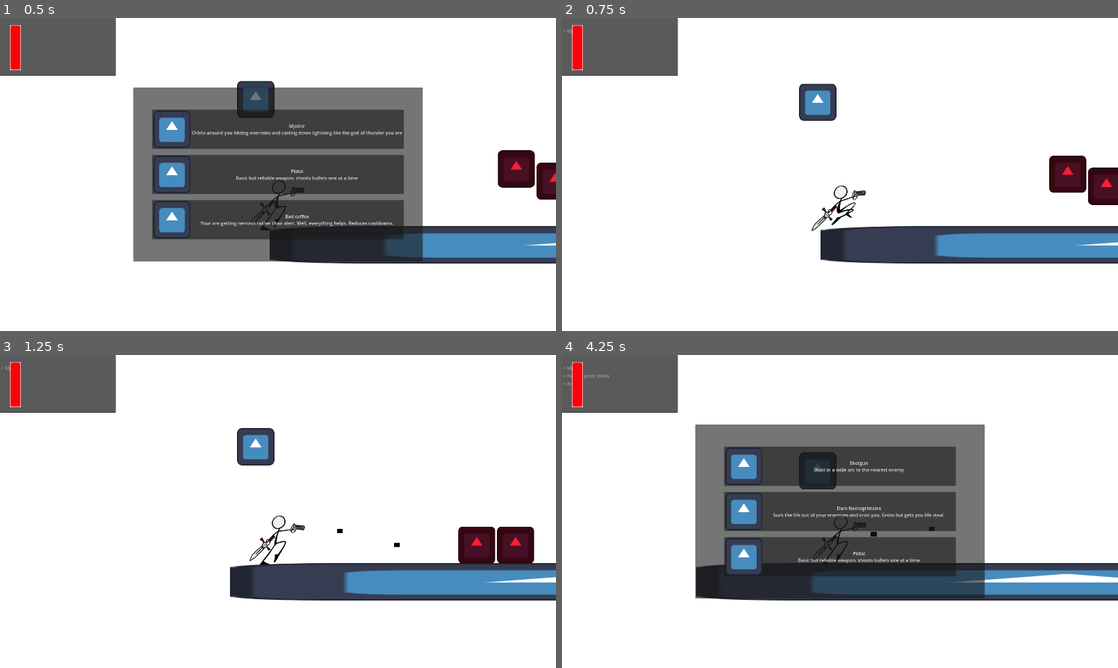
Above: before the commit, frames 1-4 (two rows, left to right).
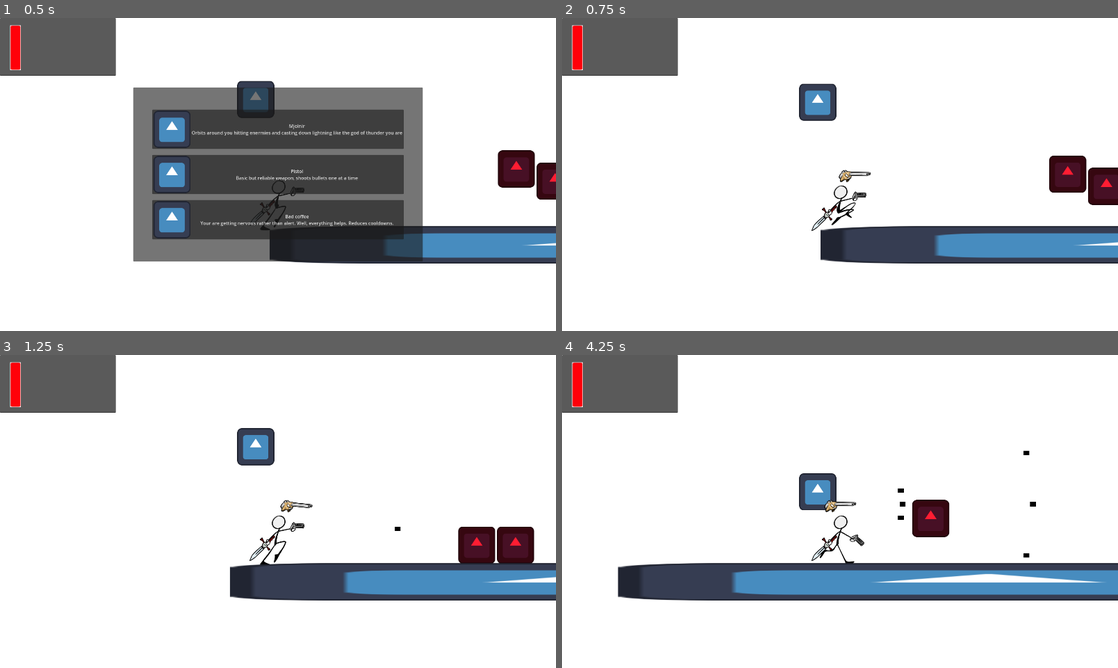
Above: after the commit, the same moments.

Repository: ricargoes/green-dusk
Game: Godot game, scene res://scenes/game.tscn
The game is run twice, just before and just after one commit, with the same random seed, the same clock (stepped at 60 frames per second) and the same inputs. The engine's default icon, where the game draws it, is replaced by a stand-in: a white triangle on a blue panel in a dark square.
Inputs (mouse positions are in pixels of both pictures, inside the frame that each line leads up to):
- Up to frame 1 (0.5 s): no input
- Up to frame 2 (0.75 s): click "Mjolnir Orbits around you hit…" at 0.5 s
- Up to frame 3 (1.25 s): no input
- Up to frame 4 (4.25 s): tap Space (jump) at 1.52, 3.02 s; click (840, 467) at 2 s, where only the run before the commit has a clickable "Hollow point shells Your bull…"; click (840, 511) at 3.5 s, where only the run before the commit has a clickable "Armor Make yourself harder to…"

Frame 1 is identical in both runs. In frame 2, 0.2% of the frame differs, in the area x 0-56%, y 3-59%; in frame 3, 0.2%; in frame 4, 31%, in the area x 0-100%, y 3-79%.

Commit message:
first weapon powerup, the shotgun

Diff:
--- a/scenes/game.gd
+++ b/scenes/game.gd
@@ -18,11 +18,6 @@
 	bullet.orientation = orientation
 	bullet.is_player = is_player
 	$Bullets.add_child(bullet)
-
-
-func _on_hero_shot(spawn_position: Vector2, orientation: float) -> void:
-	spawn_bullet(spawn_position, orientation, true)
-
 
 func win() -> void:
 	get_tree().paused = true
--- a/scenes/game.tscn
+++ b/scenes/game.tscn
@@ -147,6 +147,5 @@
 [connection signal="defeated" from="Enermies/Enermy" to="Hero" method="_on_enermy_defeated"]
 [connection signal="defeated" from="Enermies/Enermy2" to="Hero" method="_on_enermy_defeated"]
 [connection signal="died" from="Hero" to="." method="lose"]
-[connection signal="shot" from="Hero" to="." method="_on_hero_shot"]
 [connection signal="timeout" from="SunsetTime" to="." method="win"]
 [connection signal="timeout" from="SpawnerChecker" to="." method="_on_spawner_checker_timeout"]
--- a/scenes/global/game_library.gd
+++ b/scenes/global/game_library.gd
@@ -9,37 +9,44 @@
 	'Pistol': {
 		'type': PowerUpType.Weapon,
 		'description': 'Basic but reliable weapon, shoots bullets one at a time',
-		'icon': preload("res://resources/icon.svg")
+		'icon': preload("res://resources/icon.svg"),
+		'scene': preload("res://scenes/powerups/shotgun.tscn")
 	},
 	'Sword and shield': {
 		'type': PowerUpType.Weapon,
 		'description': 'Slash nearby enermies while an orbiting shield protects you',
-		'icon': preload("res://resources/icon.svg")
+		'icon': preload("res://resources/icon.svg"),
+		'scene': preload("res://scenes/powerups/shotgun.tscn")
 	},
 	'Boomerang': {
 		'type': PowerUpType.Weapon,
 		'description': 'Goes back and forth in a straigh line',
-		'icon': preload("res://resources/icon.svg")
+		'icon': preload("res://resources/icon.svg"),
+		'scene': preload("res://scenes/powerups/shotgun.tscn")
 	},
 	'Shotgun': {
 		'type': PowerUpType.Weapon,
 		'description': 'Blast in a wide arc to the nearest enemy',
-		'icon': preload("res://resources/icon.svg")
+		'icon': preload("res://resources/icon.svg"),
+		'scene': preload("res://scenes/powerups/shotgun.tscn")
 	},
 	'Rocket launcher': {
 		'type': PowerUpType.Weapon,
 		'description': 'Slow but powerful attack in an area',
-		'icon': preload("res://resources/icon.svg")
+		'icon': preload("res://resources/icon.svg"),
+		'scene': preload("res://scenes/powerups/shotgun.tscn")
 	},
 	'Mjolnir': {
 		'type': PowerUpType.Weapon,
 		'description': 'Orbits around you hitting enermies and casting down lightning like the god of thunder you are',
-		'icon': preload("res://resources/icon.svg")
+		'icon': preload("res://resources/icon.svg"),
+		'scene': preload("res://scenes/powerups/shotgun.tscn")
 	},
 	'Antiair bird': {
 		'type': PowerUpType.Weapon,
 		'description': 'Target airborne enermies and make them bit the dust',
-		'icon': preload("res://resources/icon.svg")
+		'icon': preload("res://resources/icon.svg"),
+		'scene': preload("res://scenes/powerups/shotgun.tscn")
 	},
 	'Hollow point shells': {
 		'type': PowerUpType.Passive,
--- a/scenes/global/pool_manager.gd
+++ b/scenes/global/pool_manager.gd
@@ -1,4 +1,6 @@
 extends Node
+
+var game
 
 enum PoolResource {
 	BULLET,
@@ -26,7 +28,8 @@
 
 func shelf_instance(instance: Node2D):
 	var resource_type: PoolResource = instance.resource_type
-	instance.get_parent().remove_child(instance)
+	if instance.is_inside_tree():
+		instance.get_parent().remove_child(instance)
 	exile_instance(instance)
 	pool[resource_type].append(instance)
 
--- a/scenes/hero.gd
+++ b/scenes/hero.gd
@@ -16,10 +16,10 @@
 var level: int = 0
 var xp: int = 0
 var xp_threshold: int = 100
+var powerups = { "Pistol": 1 }
 
 var jump_impulse_time: float = 0.0
 
-signal shot(spawn_position: Vector2, orientation: float)
 signal died
 
 func _ready() -> void:
@@ -67,7 +67,8 @@
 
 func shoot():
 	var orientation = $ShoulderPivot.rotation
-	shot.emit($ShoulderPivot.global_position + Vector2.from_angle(orientation)*120, orientation)
+	var game = get_tree().current_scene
+	game.spawn_bullet($ShoulderPivot.global_position + Vector2.from_angle(orientation)*120, orientation, true)
 
 func select_target() -> Node2D:
 	var target = self
@@ -79,8 +80,8 @@
 
 func aim_to(location: Vector2, delta: float):
 	var target_orientation = $ShoulderPivot.global_position.angle_to_point(location)
-	var rotation_strength = fposmod(target_orientation-$ShoulderPivot.rotation, 2*PI)/PI - 1
-	$ShoulderPivot.rotation -= rotation_strength*arm_rotation_speed*delta
+	var rotation_strength = fmod(target_orientation-$ShoulderPivot.rotation, PI)/PI
+	$ShoulderPivot.rotation += rotation_strength*arm_rotation_speed*delta
 
 func get_xp(amount: int):
 	xp += amount
@@ -95,8 +96,19 @@
 	var powerup = await $UI/LevelUpScreen.powerup_selected
 	get_tree().paused = false
 	level += 1
-	xp_threshold = level*100
-	OnScreenTerminal.log(powerup)
+	xp_threshold = level*1000
+	equip_powerup(powerup)
+
+func equip_powerup(powerup_name: String):
+	if not powerups.has(powerup_name):
+		powerups[powerup_name] = 1
+		var powerup = GameLibrary.POWERUPS[powerup_name]
+		if powerup["type"] == GameLibrary.PowerUpType.Weapon:
+			var weapon_instance = powerup.scene.instantiate()
+			add_child(weapon_instance)
+	else:
+		powerups[powerup_name] += 1
+
 
 
 func _on_enermy_defeated(who: Variant) -> void:
--- a/scenes/hero.tscn
+++ b/scenes/hero.tscn
@@ -66,7 +66,7 @@
 collision_mask = 4
 floor_stop_on_slope = false
 script = ExtResource("1_omy4t")
-shooting_cooldown = 0.25
+shooting_cooldown = 1.0
 
 [node name="Head" type="Sprite2D" parent="."]
 texture = ExtResource("2_3f0u1")
--- /dev/null
+++ b/scenes/powerups/shotgun.gd
@@ -0,0 +1,35 @@
+extends Sprite2D
+
+@export
+var rotation_speed = 2*PI
+@export
+var cooldown_time: float = 0.5
+
+func _ready() -> void:
+	$Cooldown.wait_time = cooldown_time
+
+func shoot():
+	var game = get_tree().current_scene
+	game.spawn_bullet(global_position + Vector2.from_angle(rotation)*120, rotation-PI/12, true)
+	game.spawn_bullet(global_position + Vector2.from_angle(rotation)*120, rotation, true)
+	game.spawn_bullet(global_position + Vector2.from_angle(rotation)*120, rotation+PI/12, true)
+
+func _process(delta: float) -> void:
+	var target = select_target()
+	if target == null:
+		rotation = 0
+	else:
+		aim_to(target.global_position, delta)
+
+func select_target() -> Node2D:
+	var target = null
+	var current_min_distance = 10000
+	for enemy: Node2D in get_tree().get_nodes_in_group("enemies"):
+		if (enemy.global_position - global_position).length() < current_min_distance:
+			target = enemy
+	return target
+
+func aim_to(location: Vector2, delta: float):
+	var target_orientation = global_position.angle_to_point(location)
+	var rotation_strength = fmod(target_orientation-rotation, PI)/PI
+	rotation += rotation_strength*rotation_speed*delta
--- /dev/null
+++ b/scenes/powerups/shotgun.tscn
@@ -0,0 +1,59 @@
+[gd_scene load_steps=6 format=3 uid="uid://d4j734mhicv8l"]
+
+[ext_resource type="Texture2D" uid="uid://ckxkx6hu7svgw" path="res://resources/sprites/weapons/escopeta.png" id="1_1u61a"]
+[ext_resource type="Script" path="res://scenes/powerups/shotgun.gd" id="2_6cpp8"]
+
+[sub_resource type="Animation" id="Animation_qy8v3"]
+resource_name = "pacing"
+length = 4.0
+loop_mode = 1
+tracks/0/type = "value"
+tracks/0/imported = false
+tracks/0/enabled = true
+tracks/0/path = NodePath(".:position")
+tracks/0/interp = 1
+tracks/0/loop_wrap = true
+tracks/0/keys = {
+"times": PackedFloat32Array(0, 1, 3, 4),
+"transitions": PackedFloat32Array(1, 1, 1, 1),
+"update": 0,
+"values": [Vector2(0, -120), Vector2(50, -120), Vector2(-50, -120), Vector2(0, -120)]
+}
+
+[sub_resource type="Animation" id="Animation_xs8dp"]
+length = 0.001
+tracks/0/type = "value"
+tracks/0/imported = false
+tracks/0/enabled = true
+tracks/0/path = NodePath(".:position")
+tracks/0/interp = 1
+tracks/0/loop_wrap = true
+tracks/0/keys = {
+"times": PackedFloat32Array(0),
+"transitions": PackedFloat32Array(1),
+"update": 0,
+"values": [Vector2(0, 0)]
+}
+
+[sub_resource type="AnimationLibrary" id="AnimationLibrary_38p2m"]
+_data = {
+"RESET": SubResource("Animation_xs8dp"),
+"pacing": SubResource("Animation_qy8v3")
+}
+
+[node name="Shotgun" type="Sprite2D"]
+texture = ExtResource("1_1u61a")
+offset = Vector2(35, 7)
+script = ExtResource("2_6cpp8")
+
+[node name="AnimationPlayer" type="AnimationPlayer" parent="."]
+libraries = {
+"": SubResource("AnimationLibrary_38p2m")
+}
+autoplay = "pacing"
+speed_scale = 2.0
+
+[node name="Cooldown" type="Timer" parent="."]
+autostart = true
+
+[connection signal="timeout" from="Cooldown" to="." method="shoot"]
